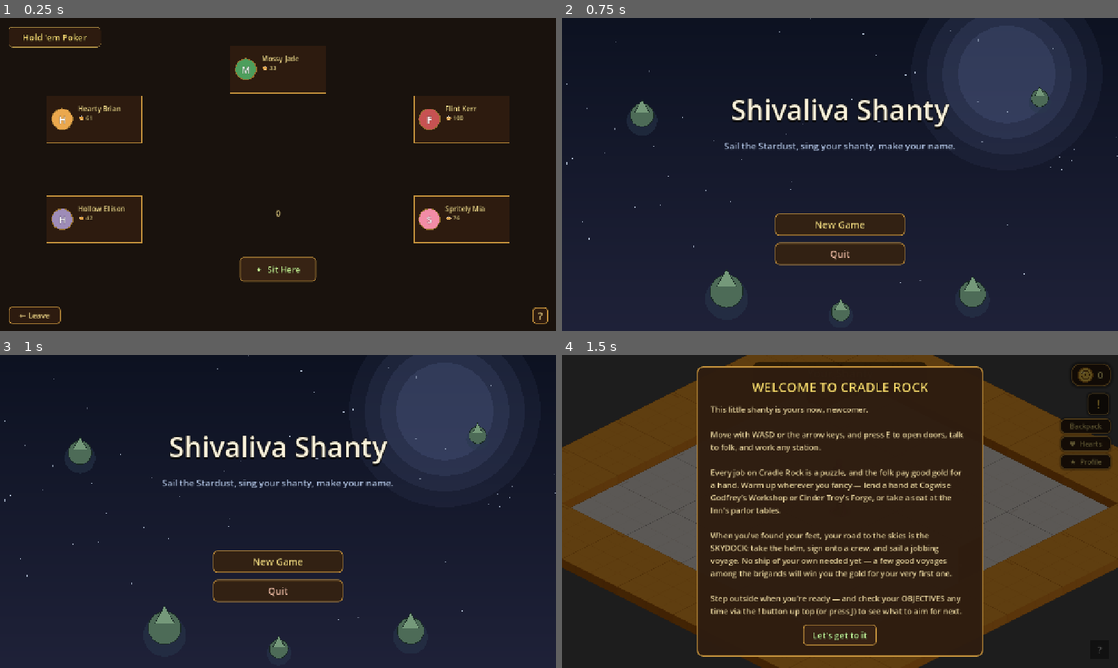
Above: before the commit, frames 1-4 (two rows, left to right).
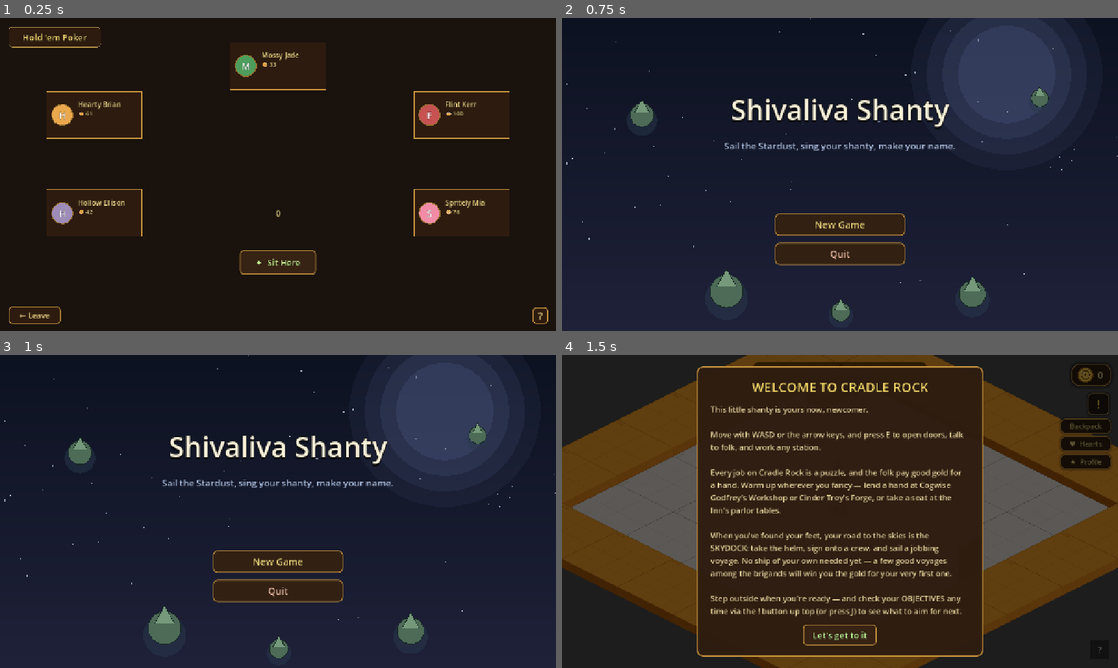
Above: after the commit, the same moments.

Repository: TairoyZone/shivaliva-shanty
Game: Godot game, scene res://puzzles/poker/poker_scene.tscn
Same seed, same stepped clock (60 frames per second), same inputs: the game is played once before the commit and once after it. This scene is started directly instead of the project's main scene.
Inputs:
- Up to frame 1 (0.25 s): no input
- Up to frame 2 (0.75 s): click "✦ Sit Here" at 0.5 s
- Up to frame 3 (1 s): no input
- Up to frame 4 (1.5 s): click "New Game" at 1.25 s

The runs differ from the first frame. In frame 1, 3.7% of the frame differs, in the area x 8-92%, y 10-85%; in frame 2, nothing differs; in frame 3, nothing differs; in frame 4, nothing differs.

Commit message:
polish(poker): bigger readable cards + drop the test duplicate NPC
Cards rendered 1:1 at their tiny 48x64 source cell. Added a DRAW_SCALE (1.45x) to card_sprite so rank/suit read clearly; re-spaced the community row (56->80) + the seat hole-card slots (Y 92->102, spacing 30->40), and nudged the seat ring up a touch (center 348->336, RY 230->226) so the bigger bottom-seat cards fit on-screen. First pass - DRAW_SCALE is a tunable const, eyeball + adjust.

Also reverted the test cast-duplication: a 10-man table now seats the real 8-cast + you = 9 (the 10th stays open, to be filled by Part B's invite flow).

Co-Authored-By: Claude Opus 4.8 <noreply@anthropic.com>

Diff:
--- a/puzzles/poker/card_sprite.gd
+++ b/puzzles/poker/card_sprite.gd
@@ -18,6 +18,11 @@
 
 const CELL_W : float = 48.0
 const CELL_H : float = 64.0
+## The source cells are a tiny 48×64 — render the card BIGGER so rank/suit read clearly at the table.
+## Tunable: bump it for chunkier cards, drop it toward 1.0 for the original size.
+const DRAW_SCALE : float = 1.45
+const DRAW_W : float = CELL_W * DRAW_SCALE
+const DRAW_H : float = CELL_H * DRAW_SCALE
 ## Y-coord of the top of each suit row, indexed by [enum Card.Suit].
 const SUIT_ROW_Y : Array[float] = [0.0, 64.0, 128.0, 192.0]
 const BACKS_ROW_Y : float = 256.0
@@ -62,12 +67,12 @@
 
 	if card == null:
 		return
-	var lift : float = -6.0 if highlighted else 0.0
+	var lift : float = -8.0 if highlighted else 0.0
 	var src : Rect2 = Rect2(
 		(card.rank - 1) * CELL_W,
 		SUIT_ROW_Y[card.suit],
 		CELL_W, CELL_H)
-	var dst : Rect2 = Rect2(-CELL_W * 0.5, -CELL_H * 0.5 + lift, CELL_W, CELL_H)
+	var dst : Rect2 = Rect2(-DRAW_W * 0.5, -DRAW_H * 0.5 + lift, DRAW_W, DRAW_H)
 	draw_texture_rect_region(SPRITESHEET, dst, src)
 	if highlighted:
 		# Brass glow border around the lifted card.
@@ -81,7 +86,7 @@
 		back_design * CELL_W,
 		BACKS_ROW_Y,
 		CELL_W, CELL_H)
-	var dst : Rect2 = Rect2(-CELL_W * 0.5, -CELL_H * 0.5, CELL_W, CELL_H)
+	var dst : Rect2 = Rect2(-DRAW_W * 0.5, -DRAW_H * 0.5, DRAW_W, DRAW_H)
 	draw_texture_rect_region(SPRITESHEET, dst, src)
 
 
--- a/puzzles/poker/community_cards.gd
+++ b/puzzles/poker/community_cards.gd
@@ -16,7 +16,7 @@
 
 ## Pixel pitch between card centers — slightly wider than a card so the
 ## row reads as separated cards, not a stacked deck.
-@export var card_spacing : float = 56.0
+@export var card_spacing : float = 80.0
 ## Where new community cards slide IN from, in this node's local coords.
 ## Default sits BELOW this row, at the felt's geometric center — matches
 ## the scene's table-center dealer position (so flop/turn/river cards
--- a/puzzles/poker/poker_scene.gd
+++ b/puzzles/poker/poker_scene.gd
@@ -27,9 +27,9 @@
 const DECK_POSITION : Vector2 = Vector2(640.0, 360.0)
 ## The oval table's centre + the seat ring (an ellipse on the rim). Every seat is placed symmetrically
 ## around this — seat 0 (you) at bottom-centre, the rest spaced evenly all the way around. See _seat_position.
-const TABLE_CENTER : Vector2 = Vector2(640.0, 348.0)
+const TABLE_CENTER : Vector2 = Vector2(640.0, 336.0)
 const SEAT_RX : float = 488.0
-const SEAT_RY : float = 230.0
+const SEAT_RY : float = 226.0
 ## Delay between consecutive hole cards during the deal.
 const HOLE_DEAL_STAGGER : float = 0.07
 ## How long one hole card takes to slide from deck to its seat.
@@ -174,24 +174,16 @@
 	var human : PokerPlayer = PokerPlayer.new("You", 0, true)
 	human.portrait_color = HUMAN_SEAT_COLOR
 	_board.add_player(human)
-	# Opponents — the NPCs the lobby seated (affinity-weighted); each AI buys in for a random amount in
-	# the stake's range. The cast tops out at 8, so a 9–10-handed table DUPLICATES from the cast (cycling
-	# through whoever we have) to PACK the felt — so a full 10-max ring actually shows 10 seats. Duplicated
-	# seats get a numeral ("Spritely Mia (2)") so they read distinct.
-	var want : int = clampi(int(_config["seats"]) - 1, 1, 9)
+	# Opponents — the NPCs the lobby seated (affinity-weighted), capped to the table size (seats − 1,
+	# at most the 8-member cast); each AI buys in for a random amount in the stake's range. A bigger
+	# table than the available cast just leaves the extra seats open (the "empty seats OK" rule).
+	var want : int = clampi(int(_config["seats"]) - 1, 1, 8)
 	var opponents : Array[NpcPersonality] = _lobby_opponents
 	if opponents.is_empty():
-		opponents = NpcRegistry.pick_for_lobby(mini(want, 8), PlayerState.get_affinity)
-	if opponents.is_empty():
-		return
-	var seen : Dictionary = {}
-	for i in want:
-		var profile : NpcPersonality = opponents[i % opponents.size()]
-		var nm : String = profile.npc_name
-		seen[nm] = int(seen.get(nm, 0)) + 1
-		if seen[nm] > 1:
-			nm += " (%d)" % int(seen[nm])
-		var ai : PokerPlayer = PokerPlayer.new(nm, _roll_buy_in(min_bet), false)
+		opponents = NpcRegistry.pick_for_lobby(want, PlayerState.get_affinity)
+	for i in mini(want, opponents.size()):
+		var profile : NpcPersonality = opponents[i]
+		var ai : PokerPlayer = PokerPlayer.new(profile.npc_name, _roll_buy_in(min_bet), false)
 		ai.portrait_color = profile.portrait_color
 		ai.personality = profile
 		_board.add_player(ai)
--- a/puzzles/poker/seat.gd
+++ b/puzzles/poker/seat.gd
@@ -23,8 +23,8 @@
 const PANEL_W : float = 220.0
 const PANEL_H : float = 108.0
 const PORTRAIT_RADIUS : float = 24.0
-const HOLE_CARD_Y : float = 92.0            # distance below panel center
-const HOLE_CARD_SPACING : float = 30.0      # half-distance between the two card centers
+const HOLE_CARD_Y : float = 102.0           # distance below panel center (room for the bigger cards)
+const HOLE_CARD_SPACING : float = 40.0      # half-distance between the two card centers
 const DEALER_BADGE_RADIUS : float = 11.0
 # Chip icon drawn next to the chip count. Pulled from the same atlas
 # the pot uses (chips.png, yellow variant 0) so the seat and pot share
